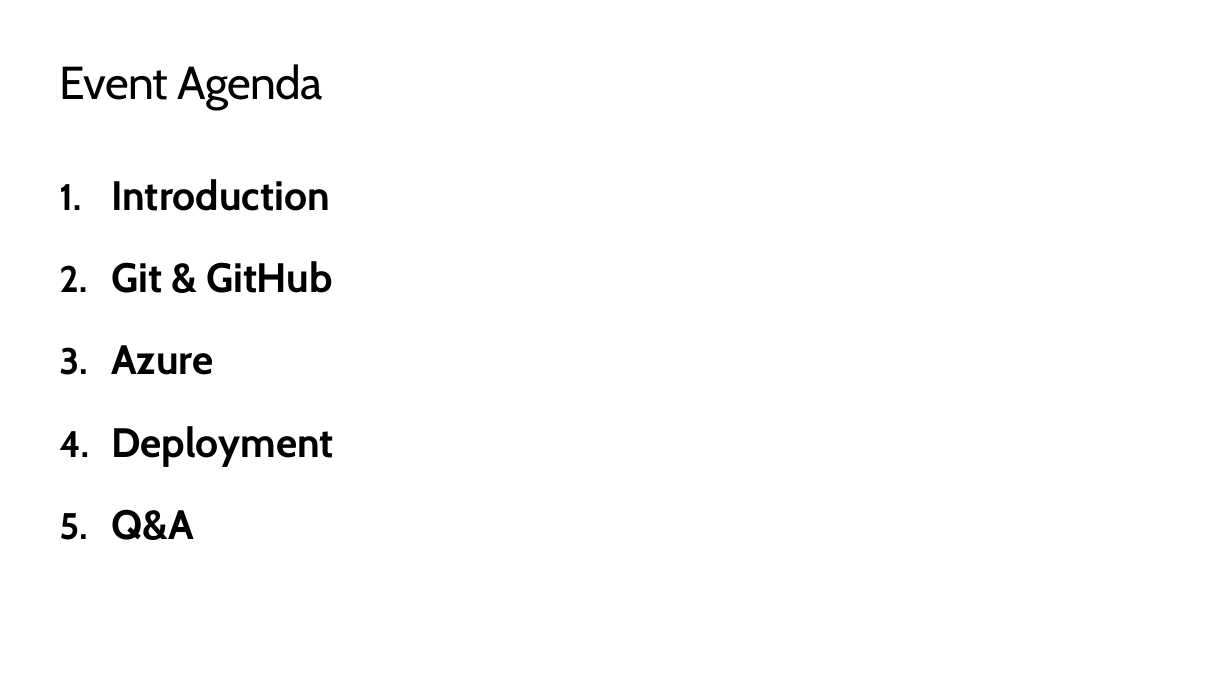
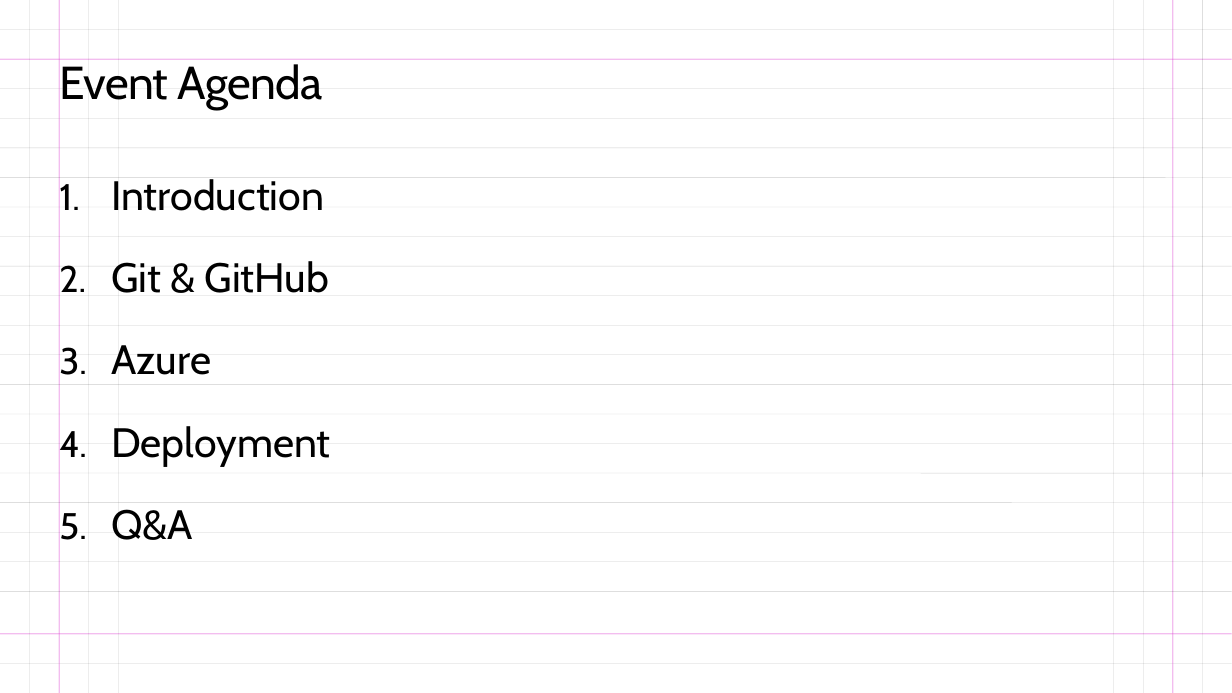
Before and after one commit to mmsalmanfaris/MLSA-Event-Documents, a slide deck: slide 3 of Cloud Computing (Azure) & Developer Tools/Main Slide.pptx. Drawn at 1232x693 pixels with LibreOffice and Linux fonts; fonts in the diff are those of the drawing; background and template pictures are left out. Boxes give left, top, right and bottom in pixels: in the first picture for what was removed or moved away, otherwise in the second. Text is boxed around its words. In the diff, an @@ line names an element or a change of style, - is before the commit and + after.

```diff
--- a/Cloud Computing (Azure) & Developer Tools/Main Slide.pptx
+++ b/Cloud Computing (Azure) & Developer Tools/Main Slide.pptx
@@ title "Event Agenda" rewrapped from [59, 64, 323, 110] to [59, 60, 323, 110] @@
@@ text "Introduction" at [111, 177, 330, 540]: bold off @@
@@ group added at [0, 0, 1232, 693]: 30 lines @@
```
Also in this commit, not shown: 30 other slides changed, 4 slides added, 4 slides removed, 2 other files.
